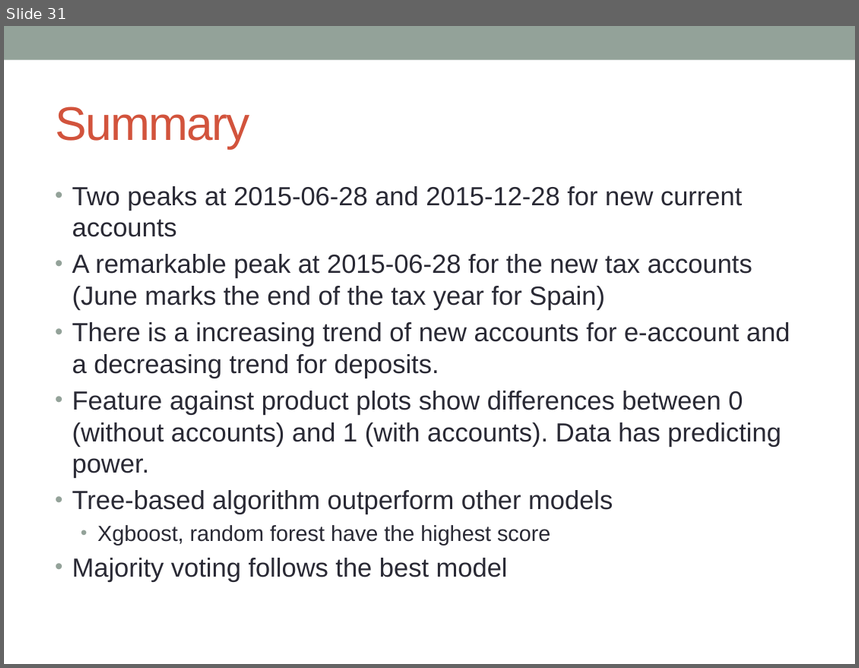
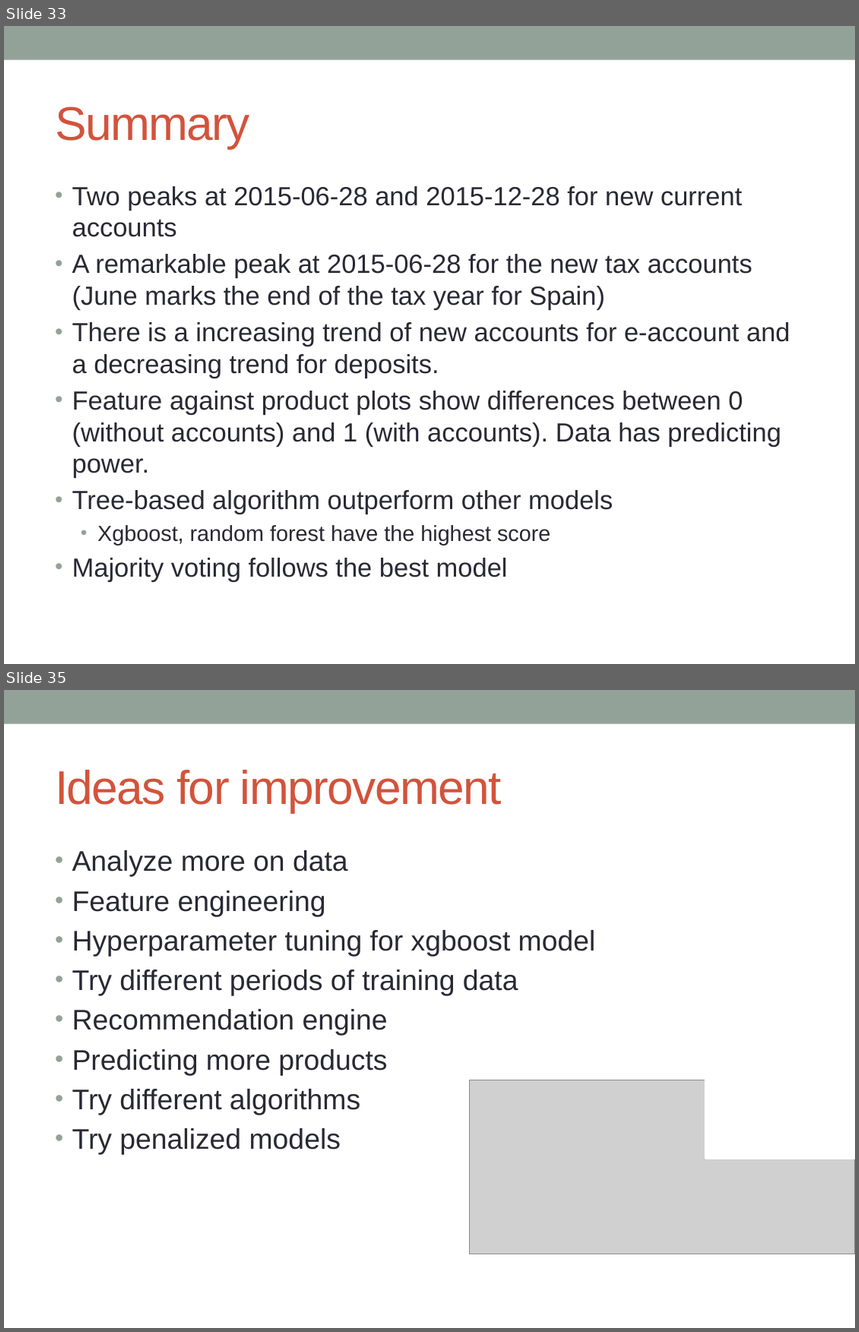
Before and after one commit to hsiehweichun/springboard_program, a slide deck: Capstone_deck.pptx. Shown one above the other, each under a label of ours: slide 31 before the commit, slides 33 and 35 after it; the slides between them are not shown. The pictures are 859x668 and 859x1332 pixels, drawn with LibreOffice and Linux fonts; fonts in the diff are those of the drawing; grey boxes stand for pictures. Boxes give left, top, right and bottom in pixels: in the first picture for what was removed or moved away, otherwise in the second. Text is boxed around its words. In the diff, an @@ line names an element or a change of style, - is before the commit and + after.

```diff
--- a/Capstone_deck.pptx
+++ b/Capstone_deck.pptx
@@ slide 35 added at box(4, 690, 855, 1328), background #FFFFFF; not listed: 1 template element that a slide beside it also shows @@
@@ title added at box(55, 770, 502, 813), 40 pt, text #D2533C @@
+Ideas for improvement
@@ text added at box(72, 850, 596, 1155), 24 pt, text #292934 @@
+• Analyze more on data
+• Feature engineering
+• Hyperparameter tuning for xgboost model
+• Try different periods of training data
+• Recommendation engine
+• Predicting more products
+• Try different algorithms
+• Try penalized models
@@ rectangle added at box(706, 1059, 855, 1158), fill #FFFFFF, outline #FFFFFF 2.08 pt @@
@@ picture added at box(470, 1080, 855, 1255) @@
@@ what was slide 31 is now slide 33 @@
```
Also in this commit, not shown: 12 slides changed, 3 other slides added.
